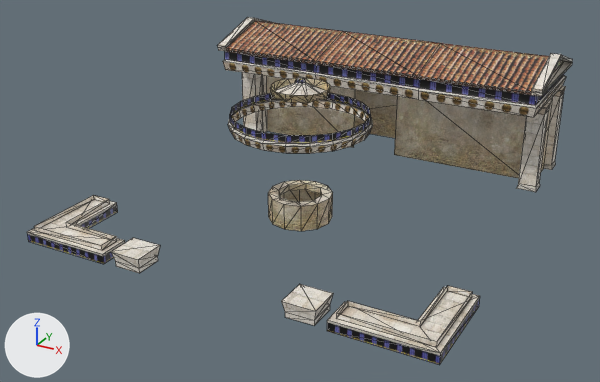
Two versions of the COLLADA model client/art/meshes/structural/hele_civic_struct.dae, one commit apart.
Camera for both pictures: a camera (50 mm lens) standing at (0.641, -1.251, 0.645) and looking at (-0.013, -0.061, 0.05). The axes (+X, +Y, +Z) are drawn at lower left. The lights are the same throughout. Mesh edges are drawn as thin lines. Where no turn or scale is listed for an object, it has been applied to the vertices.

In view in the first picture: 'material1_Pivot'.
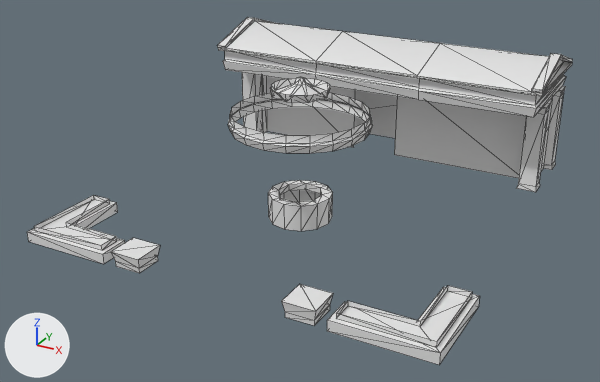
Boxes [x1, y1, x2, y2] around the edits, measured in the pictures (600 x 382 px):
```json
{"object": "material1_Pivot", "change": "recoloured", "before": [27, 17, 573, 365], "after": [27, 17, 573, 365]}
```

The change, as JSON lines over the scene's bpy script:
```json
{"block": "me_material1_pivotmesh", "where": "me_material1_pivotmesh.from_pydata(...)  # 408 vertices, 566 faces; spans x -0.366..0.366, y -0.36..0.36, z -0.137..0.138"}
{"op": "remove", "block": "me_material1_pivotmesh", "code": "me_material1_pivotmesh.materials.append(mat_14___default)  # picture img_hele_struct_png"}
```
